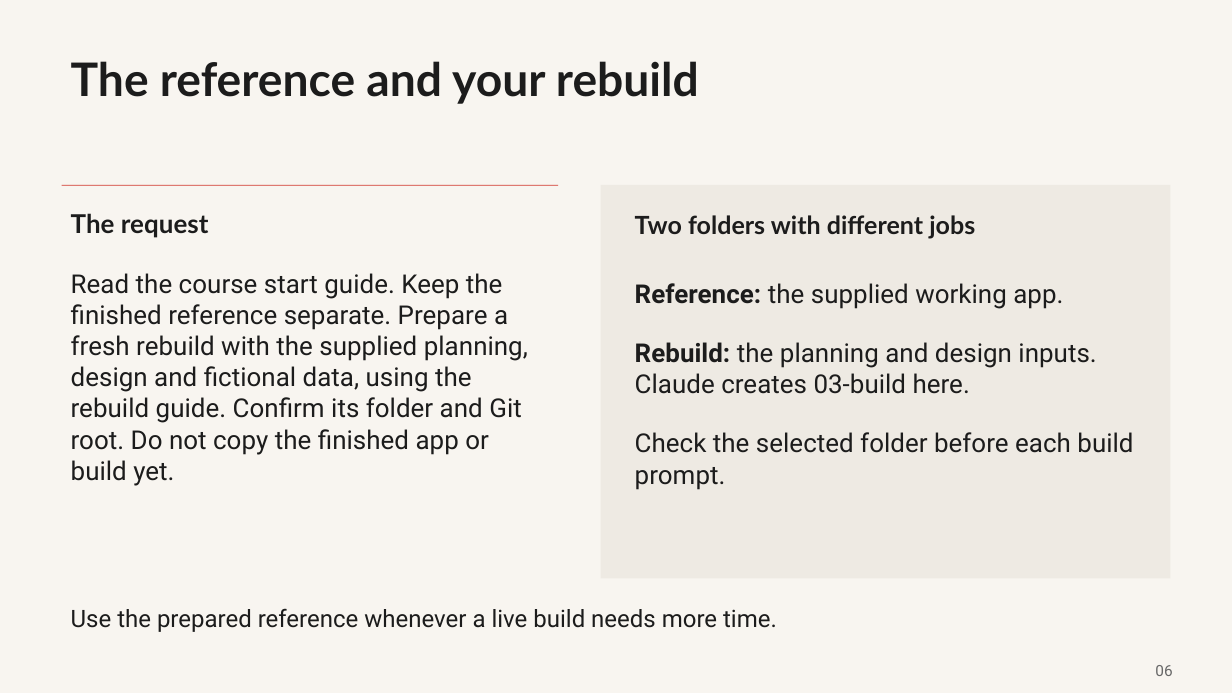
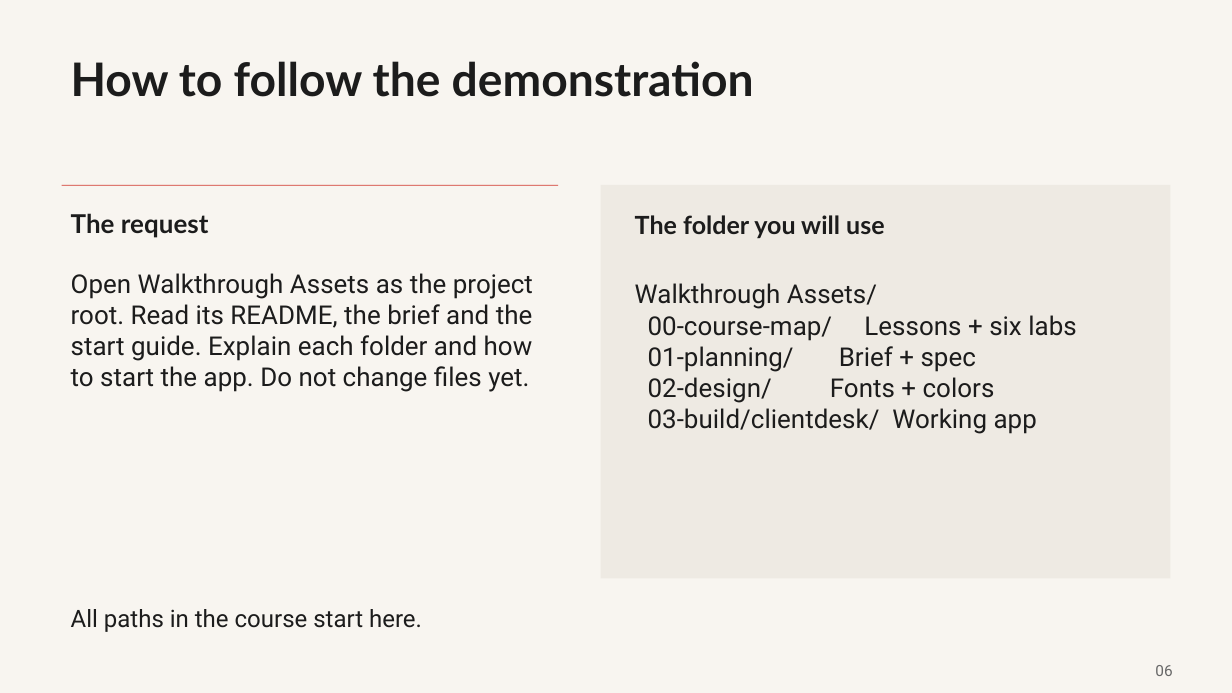
Before and after one commit to promptadvisers/claude-code-next-steps, a slide deck: slide 6 of slides/ClientDesk_Course_End_to_End.pptx. Drawn at 1232x693 pixels with LibreOffice and Linux fonts; fonts in the diff are those of the drawing. Boxes give left, top, right and bottom in pixels: in the first picture for what was removed or moved away, otherwise in the second. Text is boxed around its words. In the diff, an @@ line names an element or a change of style, - is before the commit and + after.

Commit message:
Restore slides and matching prompts to pre-rehearsal edition

```diff
--- a/slides/ClientDesk_Course_End_to_End.pptx
+++ b/slides/ClientDesk_Course_End_to_End.pptx
@@ text at box(71, 61, 754, 97): text changed @@
-The reference and your rebuild
+How to follow the demonstration
@@ text at box(635, 215, 884, 238): text changed @@
-Two folders with different jobs
+The folder you will use
@@ text at box(71, 273, 533, 392): text changed @@
-Read the course start guide. Keep the finished reference separate. Prepare a fresh rebuild with the supplied planning, design and fictional data, using the rebuild guide. Confirm its folder and Git root. Do not copy the finished app or build yet.
+Open Walkthrough Assets as the project root. Read its README, the brief and the start guide. Explain each folder and how to start the app. Do not change files yet.
@@ text at box(635, 283, 1076, 434): text changed @@
-Reference: the supplied working app.
-Rebuild: the planning and design inputs.
-Claude creates 03-build here.
-Check the selected folder before each build prompt.
+Walkthrough Assets/
+00-course-map/ Lessons + six labs
+01-planning/ Brief + spec
+02-design/ Fonts + colors
+03-build/clientdesk/ Working app
@@ text at box(71, 609, 422, 632): text changed @@
-Use the prepared reference whenever a live build needs more time.
+All paths in the course start here.
```
Also in this commit, not shown: 11 other slides changed, 3 other files.
